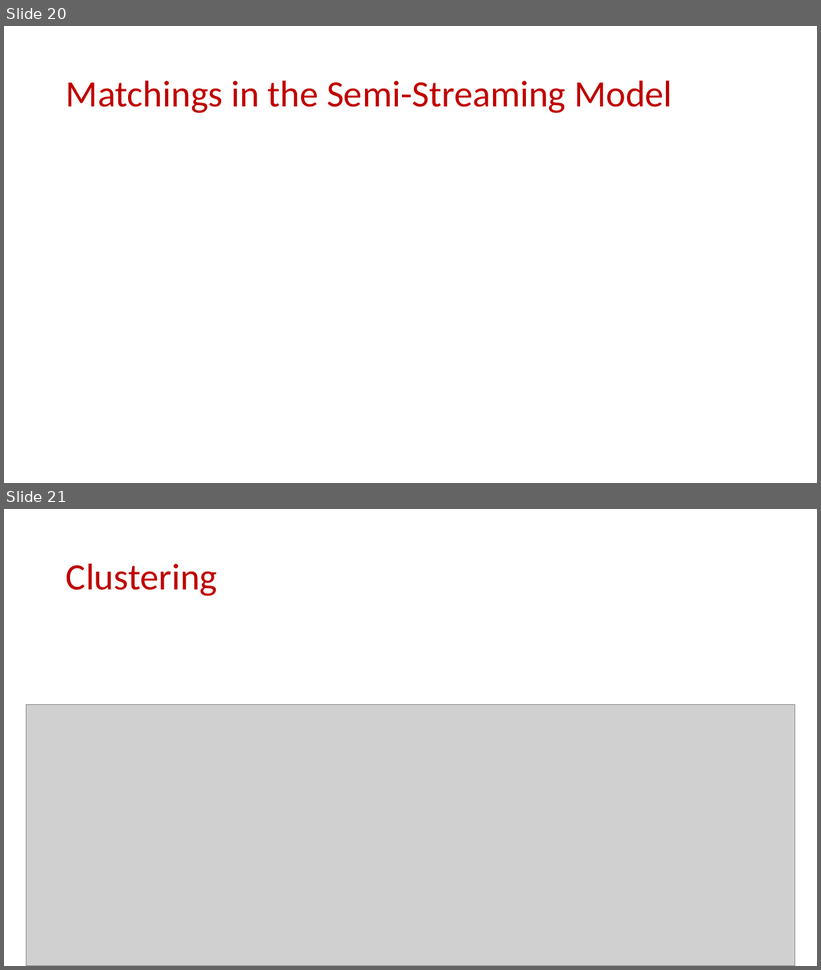
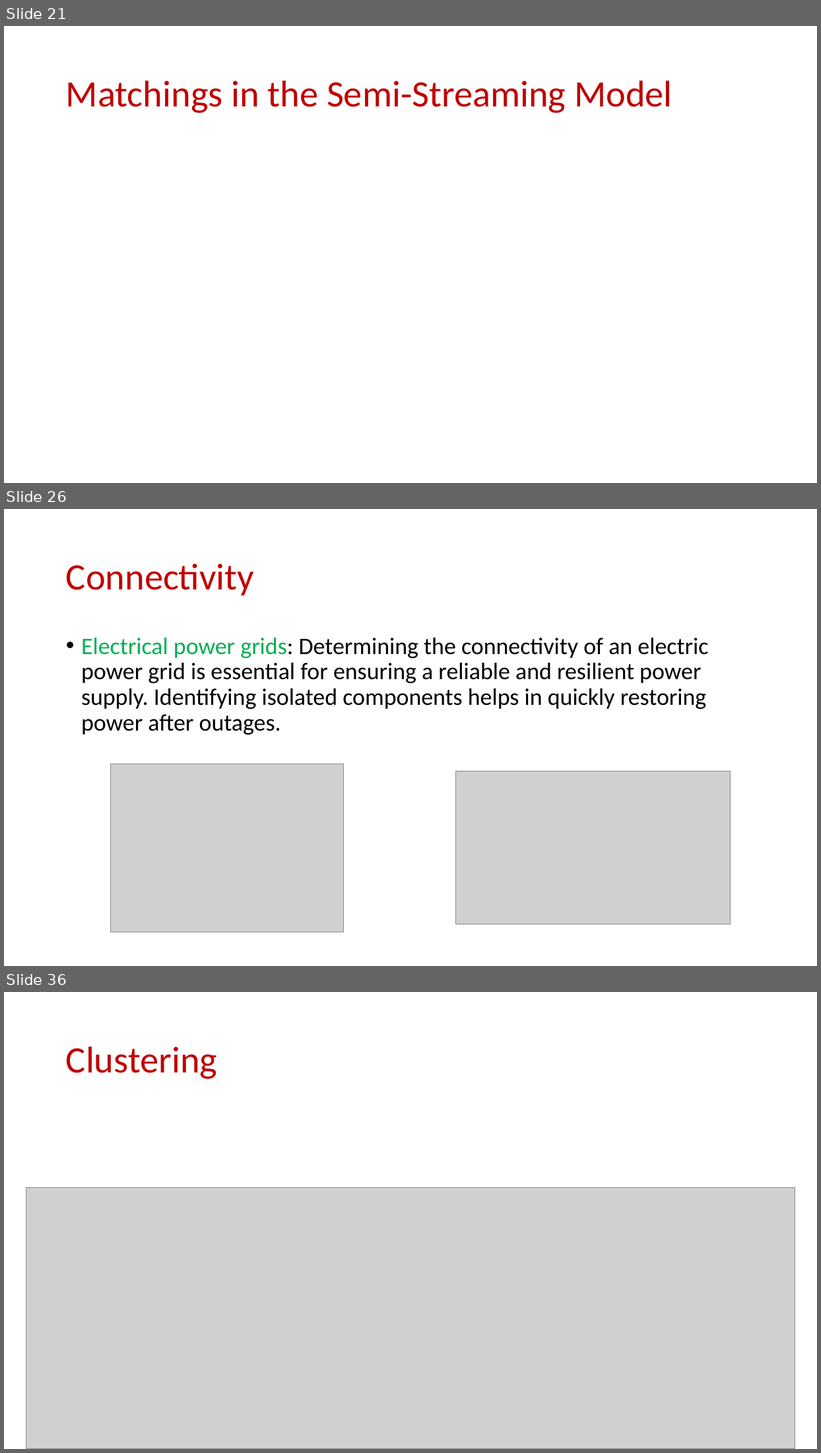
Before and after one commit to samsonzhou/samsonzhou.github.io, a slide deck: CSCE689-23/L20.pptx. Shown one above the other, each under a label of ours: slides 20 and 21 before the commit, slides 21, 26 and 36 after it; the slides between them are not shown. The pictures are 821x970 and 821x1453 pixels, drawn with LibreOffice and Linux fonts; fonts in the diff are those of the drawing; grey boxes stand for pictures. Boxes give left, top, right and bottom in pixels: in the first picture for what was removed or moved away, otherwise in the second. Text is boxed around its words. In the diff, an @@ line names an element or a change of style, - is before the commit and + after.

```diff
--- a/CSCE689-23/L20.pptx
+++ b/CSCE689-23/L20.pptx
@@ slide 26 added at (x1=4, y1=509, x2=817, y2=966), background #FFFFFF @@
@@ title added at (x1=66, y1=564, x2=254, y2=595), 44 pt, text #C00000 @@
+Connectivity
@@ text added at (x1=81, y1=638, x2=708, y2=735), 28 pt, text #000000 @@
+• Electrical power grids: Determining the connectivity of an electric power grid is essential for ensuring a reliable and resilient power supply. Identifying isolated components helps in quickly restoring power after outages.
@@ picture added at (x1=111, y1=764, x2=344, y2=932) @@
@@ picture added at (x1=456, y1=772, x2=730, y2=925) @@
@@ what was slide 20 is now slide 21 @@
@@ what was slide 21 is now slide 36 @@
```
Also in this commit, not shown: 14 other slides added.
